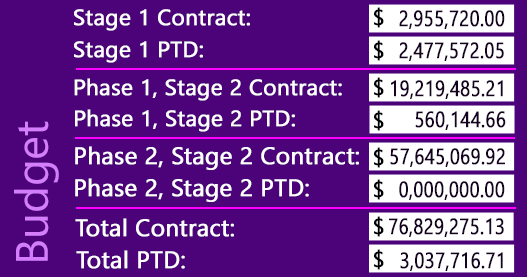
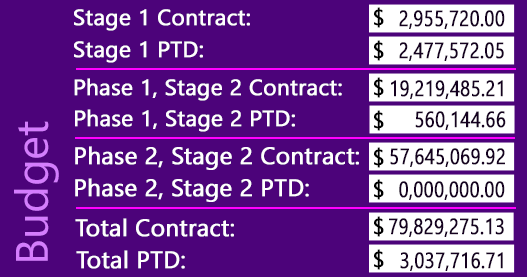
Layered file, before and after one edit (527x277). Changes by layer:
renamed "76,829,275.13" to "79,829,275.13", painted on it over (399, 218, 408, 235)
